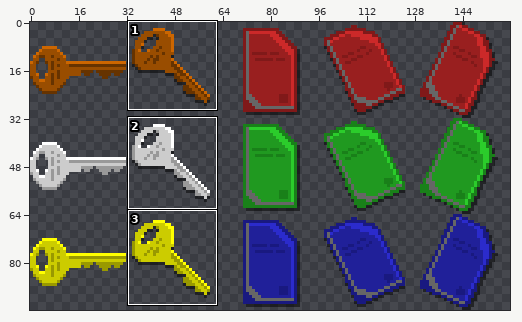
Sprite sheet: Assets/Rendering/Textures/Sprites/GUI/Keys.png. The first picture is a wide view before the edit; the outline marks the close-up.
Close-up. The starting point:
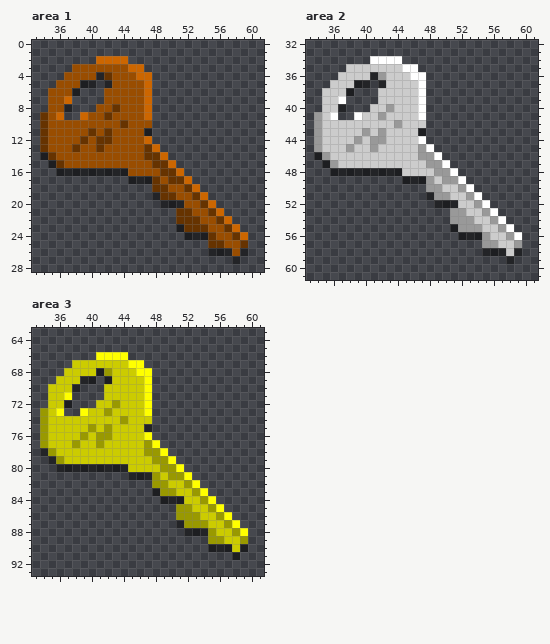
The file is 160x96 pixels. Shown: area 1: x 33..61, y 0..28; area 2: x 33..61, y 32..61; area 3: x 33..61, y 63..93. The commit also changed other parts of the picture, which this record leaves out.
Once edited:
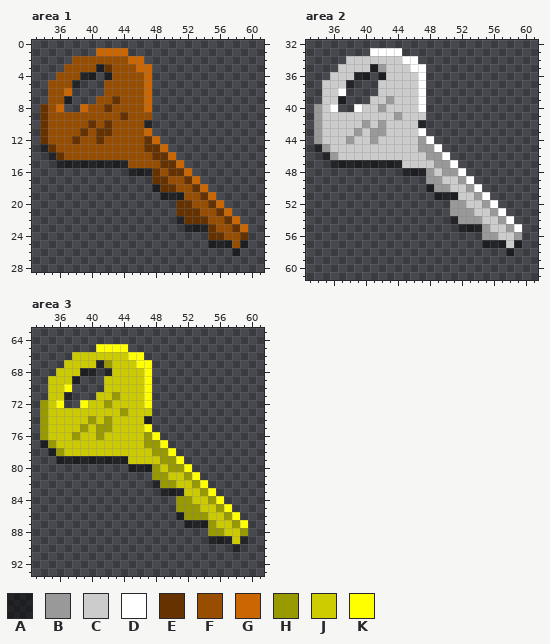
Palette (. is transparent): A #00000080  B #999999  C #cccccc  D #ffffff  E #663300  F #994d00  G #cc6600  H #999900  J #cccc00  K #ffff00
Diff:
--- area 1
@@ x 33..61 @@
  0 .............................
- 1 .............................
- 2 ........GGGG.................
- 3 .....FFFFFFFGG...............
- 4 ....FFFFAEFFFGG..............
- 5 ...FFFAA.AFFFFG..............
- 6 ..FFFA...FFFFFG..............
- 7 ..FFG....FFFFFG..............
- 8 ..FFA...FFEFFFG..............
- 9 .EFG..GFFEFFFFG..............
-10 .EFFFFFFFFFEFFF..............
-11 .EFFFFFEFEFFFFA..............
-12 .EFFFFEFEEFFFFG..............
-13 .EFFFEFFEFFFFFEG.............
-14 .AEFFFFFFFFFFFEEG............
-15 ..AEFFFFFFFFFFFEEG...........
-16 ...AAAAAAAAAFFFFEEG..........
-17 ............AAAEFEEG.........
-18 ...............EEFFEG........
-19 ...............AEEFFEG.......
-20 ................AAAFFEG......
-21 ..................EEFFEG.....
-22 ..................EEEFFEG....
-23 ..................AEEEFFEG...
-24 ...................AAAEFFEG..
-25 ......................EEFFE..
-26 ......................AAAFA..
-27 .........................A...
+ 1 ........GGGG.................
+ 2 .....FFFFFFFGG...............
+ 3 ....FFFFAEFFFGG..............
+ 4 ...FFFAA.AFFFFG..............
+ 5 ..FFFA...FFFFFG..............
+ 6 ..FFG....FFFFFG..............
+ 7 ..FFA...FFEFFFG..............
+ 8 .EFG..GFFEFFFFG..............
+ 9 .EFFFFFFFFFEFFF..............
+10 .EFFFFFEFEFFFFA..............
+11 .EFFFFEFEEFFFFG..............
+12 .EFFFEFFEFFFFFEG.............
+13 .AEFFFFFFFFFFFEEG............
+14 ..AEFFFFFFFFFFFEEG...........
+15 ...AAAAAAAAAFFFFEEG..........
+16 ............AAAEFEEG.........
+17 ...............EEFFEG........
+18 ...............AEEFFEG.......
+19 ................AAAFFEG......
+20 ..................EEFFEG.....
+21 ..................EEEFFEG....
+22 ..................AEEEFFEG...
+23 ...................AAAEFFEG..
+24 ......................EEFFE..
+25 ......................AAAFA..
+26 .........................A...
+27 .............................
 28 .............................
--- area 2
@@ x 33..61 @@
 32 .............................
-33 .............................
-34 ........DDDD.................
-35 .....CCCCCCCDD...............
-36 ....CCCCABCCCDD..............
-37 ...CCCAA.ACCCCD..............
-38 ..CCCA...CCCCCD..............
-39 ..CCD....CCCCCD..............
-40 ..CCA...CCBCCCD..............
-41 .BCD..DCCBCCCCD..............
-42 .BCCCCCCCCCBCCC..............
-43 .BCCCCCBCBCCCCA..............
-44 .BCCCCBCBBCCCCD..............
-45 .BCCCBCCBCCCCCBD.............
-46 .ABCCCCCCCCCCCBBD............
-47 ..ABCCCCCCCCCCCBBD...........
-48 ...AAAAAAAAACCCCBBD..........
-49 ............AAABCBBD.........
-50 ...............BBCCBD........
-51 ...............ABBCCBD.......
-52 ................AAACCBD......
-53 ..................BBCCBD.....
-54 ..................BBBCCBD....
-55 ..................ABBBCCBD...
-56 ...................AAABCCBD..
-57 ......................BBCCB..
-58 ......................AAACA..
-59 .........................A...
+33 ........DDDD.................
+34 .....CCCCCCCDD...............
+35 ....CCCCABCCCDD..............
+36 ...CCCAA.ACCCCD..............
+37 ..CCCA...CCCCCD..............
+38 ..CCD....CCCCCD..............
+39 ..CCA...CCBCCCD..............
+40 .BCD..DCCBCCCCD..............
+41 .BCCCCCCCCCBCCC..............
+42 .BCCCCCBCBCCCCA..............
+43 .BCCCCBCBBCCCCD..............
+44 .BCCCBCCBCCCCCBD.............
+45 .ABCCCCCCCCCCCBBD............
+46 ..ABCCCCCCCCCCCBBD...........
+47 ...AAAAAAAAACCCCBBD..........
+48 ............AAABCBBD.........
+49 ...............BBCCBD........
+50 ...............ABBCCBD.......
+51 ................AAACCBD......
+52 ..................BBCCBD.....
+53 ..................BBBCCBD....
+54 ..................ABBBCCBD...
+55 ...................AAABCCBD..
+56 ......................BBCCB..
+57 ......................AAACA..
+58 .........................A...
+59 .............................
 60 .............................
--- area 3
@@ x 33..61 @@
 64 .............................
-65 .............................
-66 ........KKKK.................
-67 .....JJJJJJJKK...............
-68 ....JJJJAHJJJKK..............
-69 ...JJJAA.AJJJJK..............
-70 ..JJJA...JJJJJK..............
-71 ..JJK....JJJJJK..............
-72 ..JJA...JJHJJJK..............
-73 .HJK..KJJHJJJJK..............
-74 .HJJJJJJJJJHJJJ..............
-75 .HJJJJJHJHJJJJA..............
-76 .HJJJJHJHHJJJJK..............
-77 .HJJJHJJHJJJJJHK.............
-78 .AHJJJJJJJJJJJHHK............
-79 ..AHJJJJJJJJJJJHHK...........
-80 ...AAAAAAAAAJJJJHHK..........
-81 ............AAAHJHHK.........
-82 ...............HHJJHK........
-83 ...............AHHJJHK.......
-84 ................AAAJJHK......
-85 ..................HHJJHK.....
-86 ..................HHHJJHK....
-87 ..................AHHHJJHK...
-88 ...................AAAHJJHK..
-89 ......................HHJJH..
-90 ......................AAAJA..
-91 .........................A...
+65 ........KKKK.................
+66 .....JJJJJJJKK...............
+67 ....JJJJAHJJJKK..............
+68 ...JJJAA.AJJJJK..............
+69 ..JJJA...JJJJJK..............
+70 ..JJK....JJJJJK..............
+71 ..JJA...JJHJJJK..............
+72 .HJK..KJJHJJJJK..............
+73 .HJJJJJJJJJHJJJ..............
+74 .HJJJJJHJHJJJJA..............
+75 .HJJJJHJHHJJJJK..............
+76 .HJJJHJJHJJJJJHK.............
+77 .AHJJJJJJJJJJJHHK............
+78 ..AHJJJJJJJJJJJHHK...........
+79 ...AAAAAAAAAJJJJHHK..........
+80 ............AAAHJHHK.........
+81 ...............HHJJHK........
+82 ...............AHHJJHK.......
+83 ................AAAJJHK......
+84 ..................HHJJHK.....
+85 ..................HHHJJHK....
+86 ..................AHHHJJHK...
+87 ...................AAAHJJHK..
+88 ......................HHJJH..
+89 ......................AAAJA..
+90 .........................A...
+91 .............................
 92 .............................
Changed places in both close-ups, as pixel boxes (x1, y1, x2, y2):
changed: (40, 48, 248, 264)
changed: (314, 48, 522, 264)
changed: (40, 344, 248, 560)
